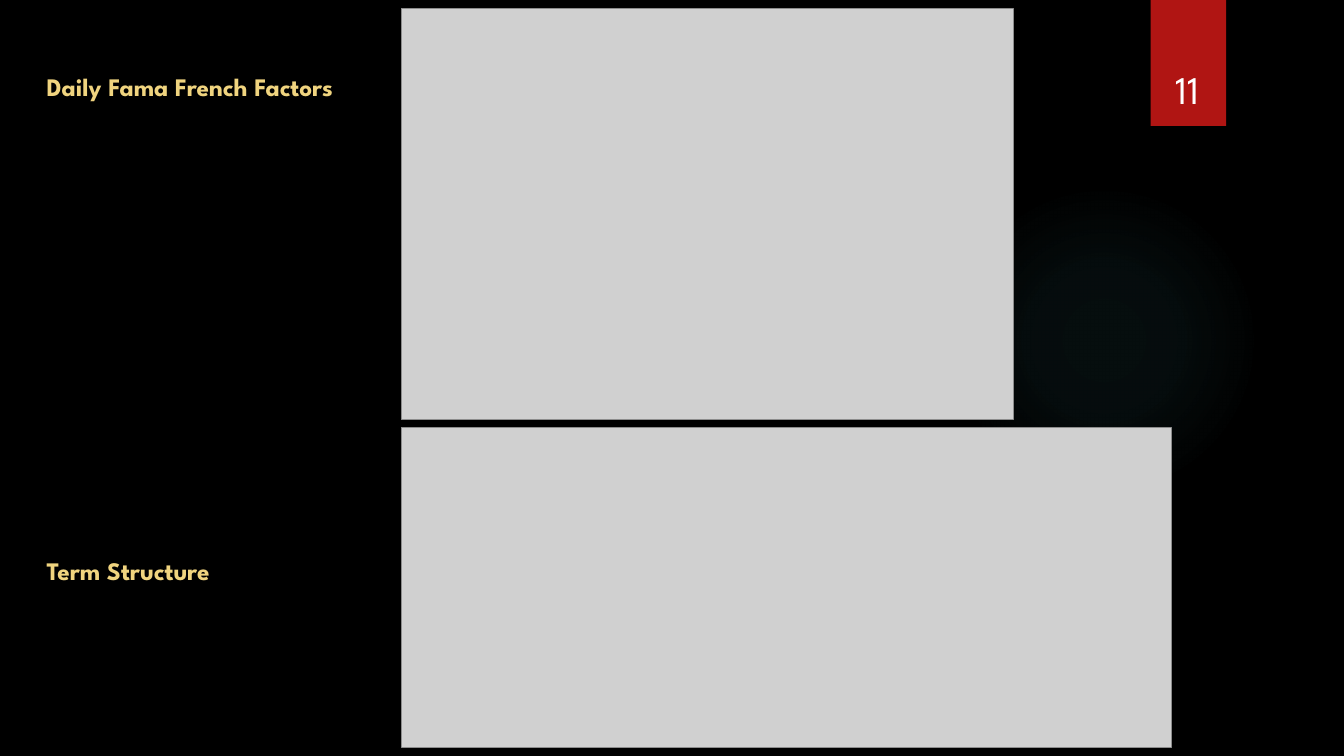
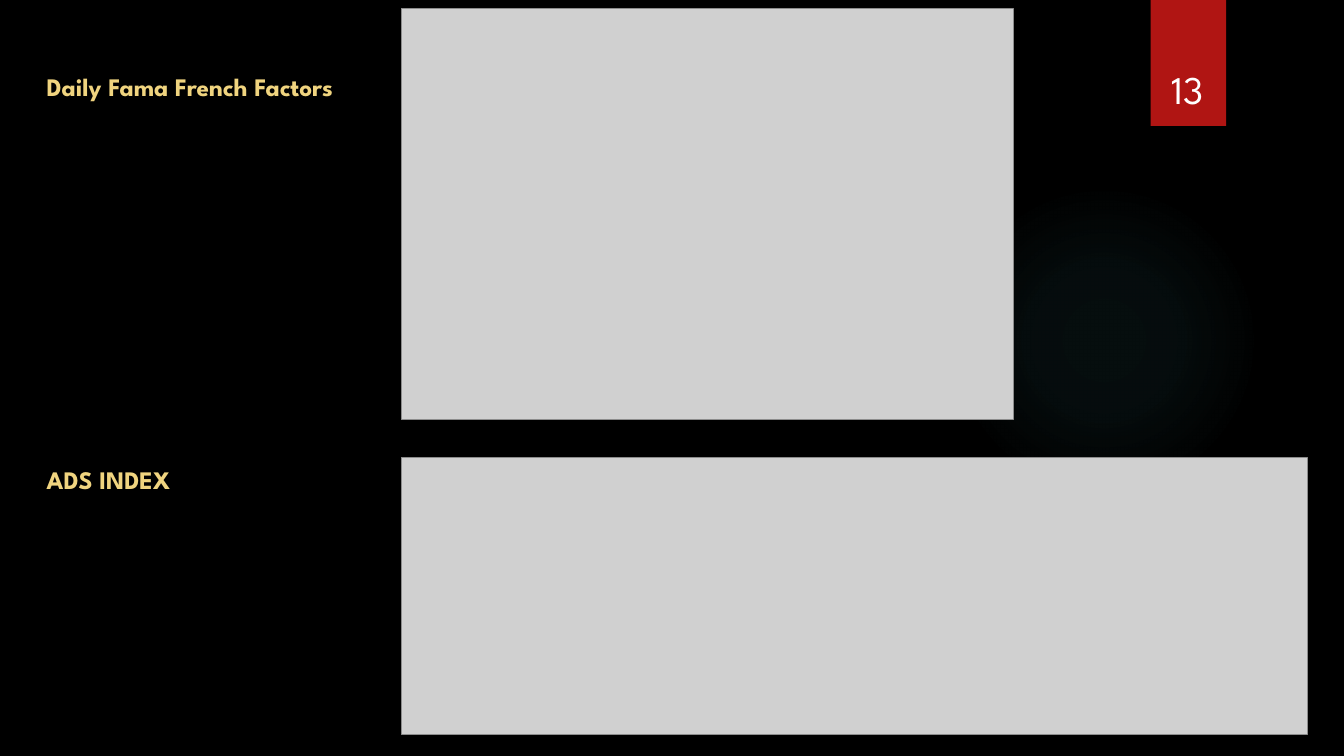
Before and after one commit to satwik2663/Machine-Learning-AMD-Stock-data-analysis-and-Trading-Strategies, a slide deck: slide 13 of Presentation_Final.pptx (slide 11 before the commit). Drawn at 1344x756 pixels with LibreOffice and Linux fonts; fonts in the diff are those of the drawing; grey boxes stand for pictures; background and template pictures are left out. Boxes give left, top, right and bottom in pixels: in the first picture for what was removed or moved away, otherwise in the second. Text is boxed around its words. In the diff, an @@ line names an element or a change of style, - is before the commit and + after.

```diff
--- a/Presentation_Final.pptx
+++ b/Presentation_Final.pptx
@@ page number at <box>1171,77,1203,105</box>: text changed @@
-11
+13
@@ text at <box>47,472,170,490</box>: text changed @@
-Term Structure
+ADS INDEX
@@ picture: place and size @@
-picture at <box>402,427,1172,748</box>
+picture at <box>402,458,1308,735</box>
```
Also in this commit, not shown: 6 other slides changed, 16 slides added, 3 slides removed.
